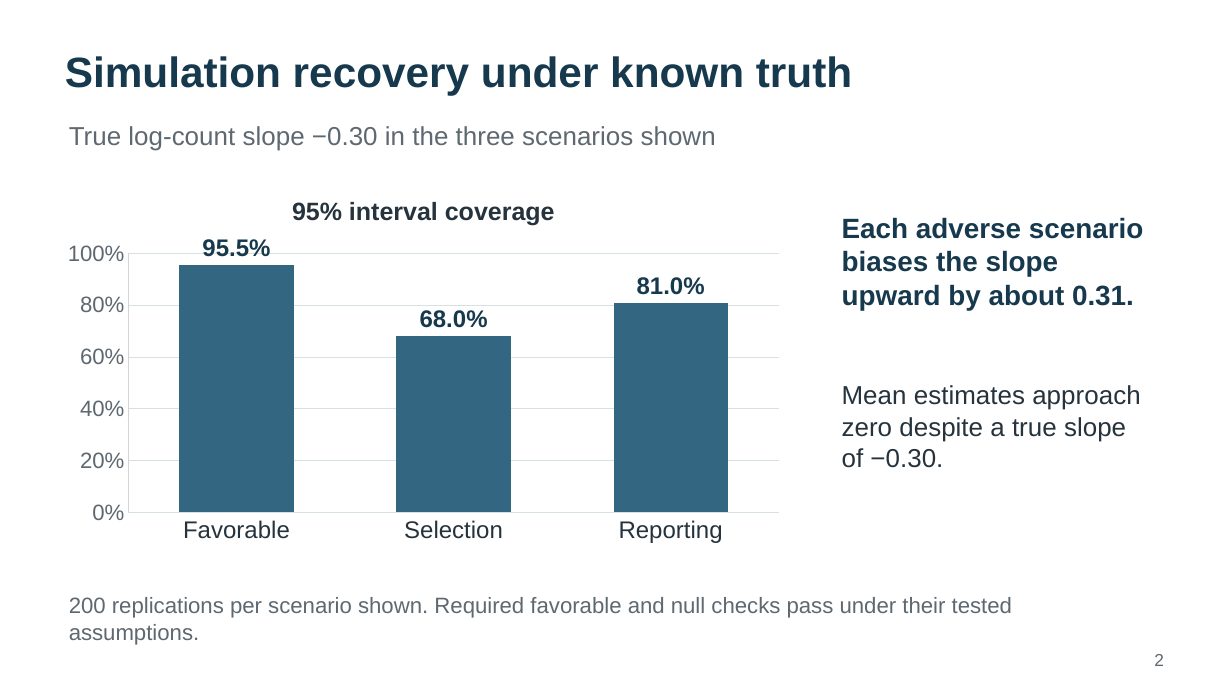
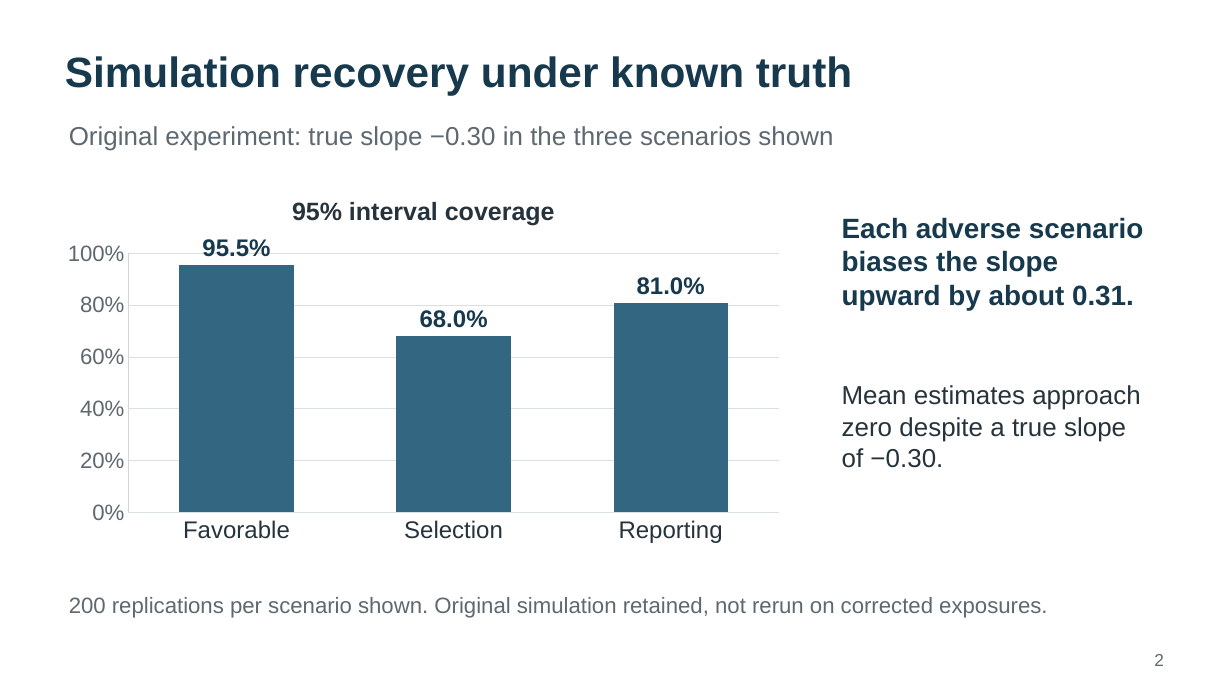
Before and after one commit to LystadJS/UN-Peacekeeping, a slide deck: slide 2 of portfolio/scott_discussion.pptx. Drawn at 1232x693 pixels with LibreOffice and Linux fonts; fonts in the diff are those of the drawing. Boxes give left, top, right and bottom in pixels: in the first picture for what was removed or moved away, otherwise in the second. Text is boxed around its words. In the diff, an @@ line names an element or a change of style, - is before the commit and + after.

Commit message:
Refresh research portfolio with corrected-panel findings and limits

```diff
--- a/portfolio/scott_discussion.pptx
+++ b/portfolio/scott_discussion.pptx
@@ text at <box>69,126,833,151</box>: text changed @@
-True log-count slope −0.30 in the three scenarios shown
+Original experiment: true slope −0.30 in the three scenarios shown
@@ text at <box>69,597,1047,618</box>: text changed @@
-200 replications per scenario shown. Required favorable and null checks pass under their tested assumptions.
+200 replications per scenario shown. Original simulation retained, not rerun on corrected exposures.
```
Also in this commit, not shown: 4 other slides changed, 40 other files.
